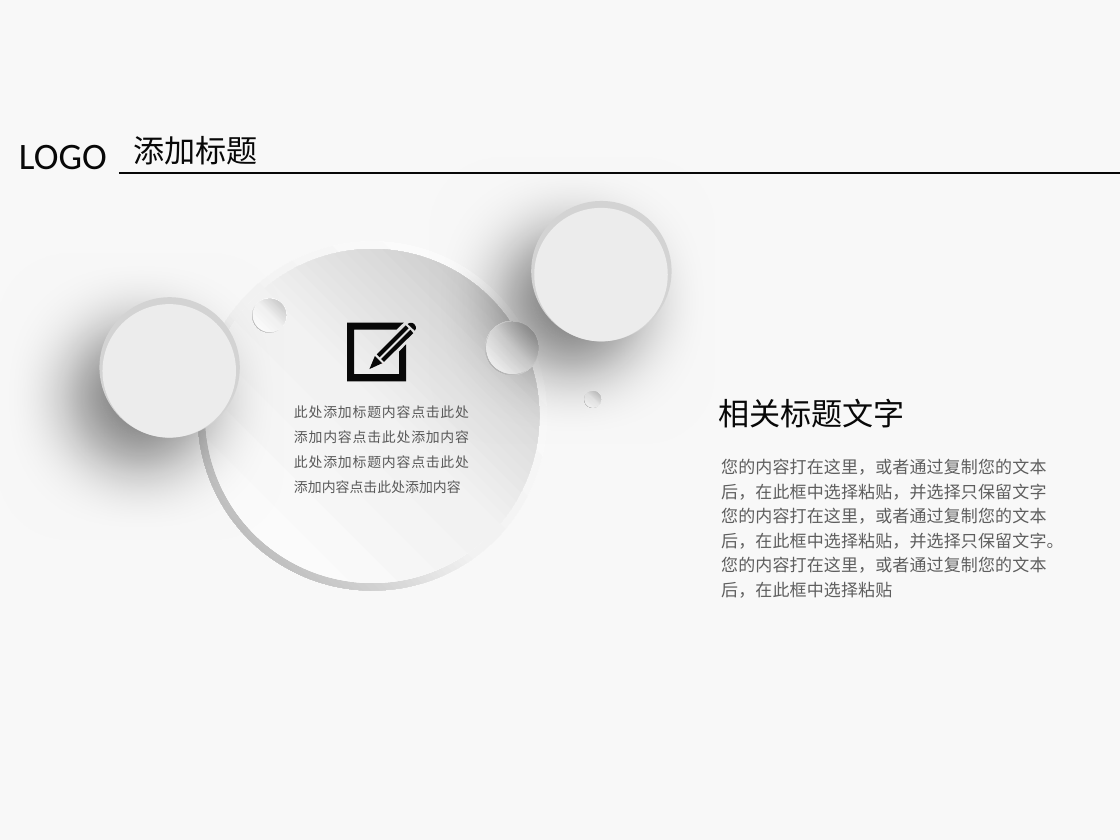
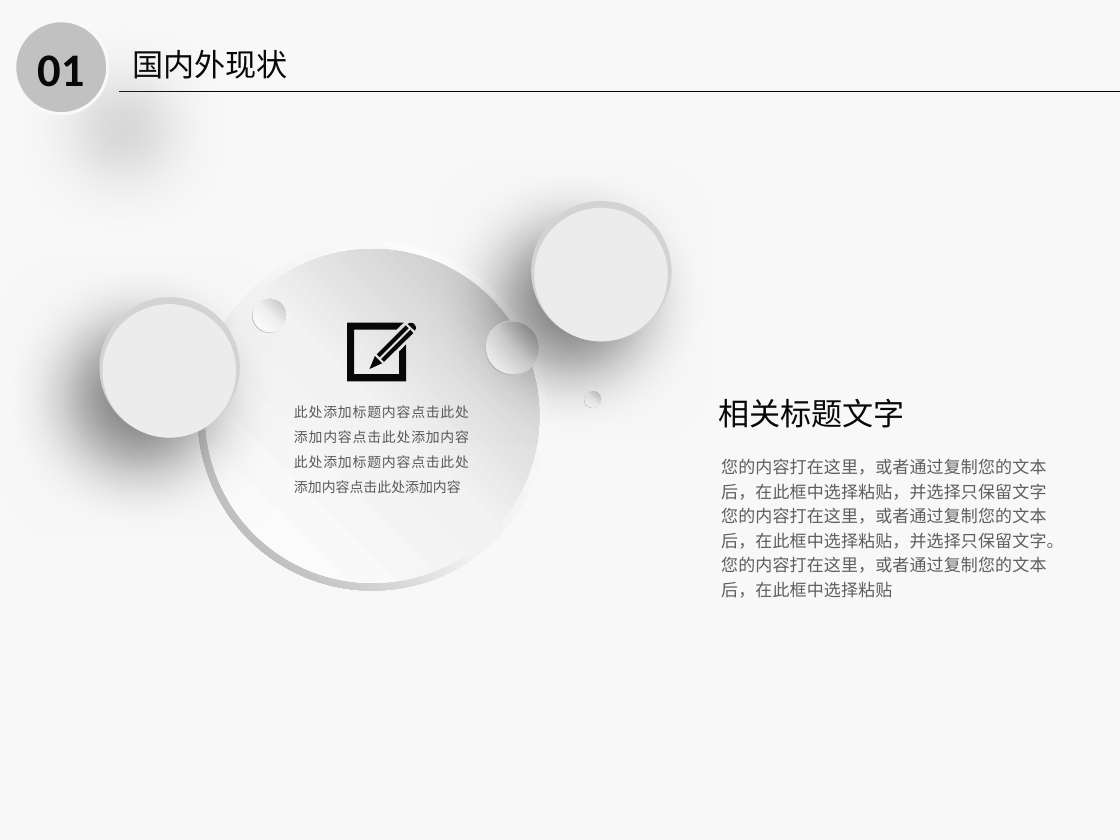
Before and after one commit to Junior888/paper, a slide deck: slide 7 of 论文答辩.pptx (slide 6 before the commit). Drawn at 1120x840 pixels with LibreOffice and Linux fonts; fonts in the diff are those of the drawing; background and template pictures are left out. Boxes give left, top, right and bottom in pixels: in the first picture for what was removed or moved away, otherwise in the second. Text is boxed around its words. In the diff, an @@ line names an element or a change of style, - is before the commit and + after.

```diff
--- a/论文答辩.pptx
+++ b/论文答辩.pptx
@@ ellipse added at [15,21,108,113], fill #C1C1C1, outline #F8F8F8 1.5 pt @@
@@ text added at [37,55,84,87], 22.5 pt, text #080808, bold @@
+01
@@ text at [132,50,288,79]: text changed @@
-添加标题
+国内外现状
@@ line moved from (119, 173) - (1120, 173) to (119, 91) - (1120, 91) @@
@@ text removed at [19,144,107,170] @@
-LOGO
```
Also in this commit, not shown: 8 other slides changed, 7 slides added, 1 other file.
